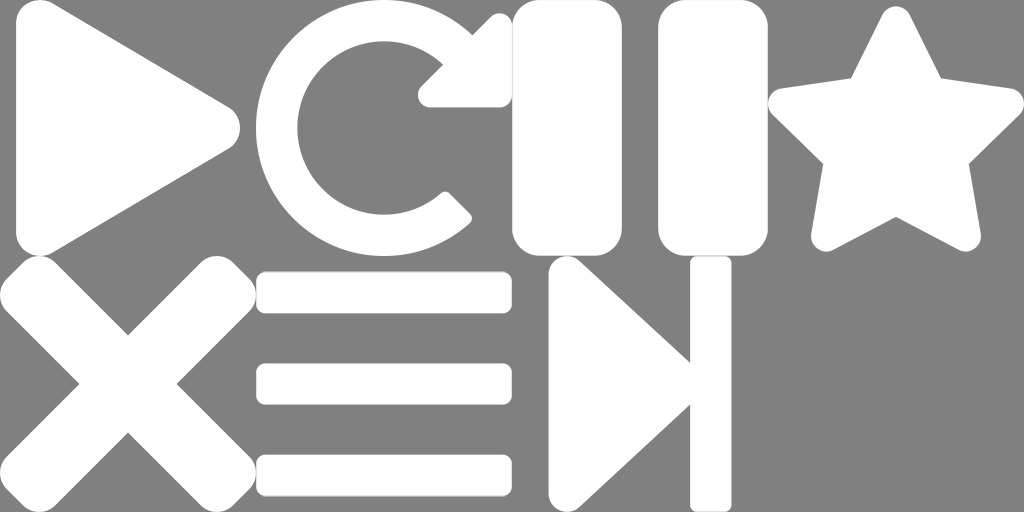
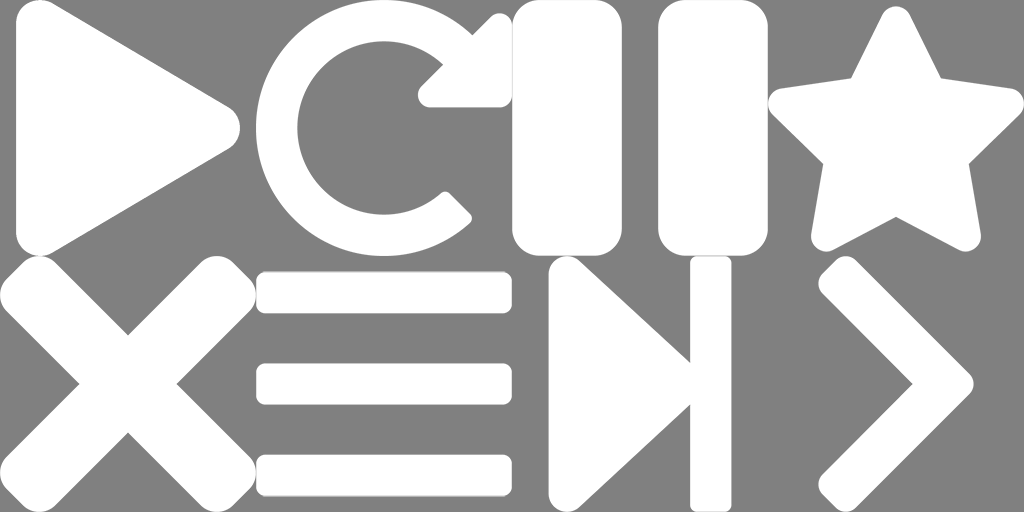
Before/after of a 1024×512 layered artwork. What changed in the layer stack:
added layer "chevron-right" above "step-forward" over [818, 256, 974, 512]
